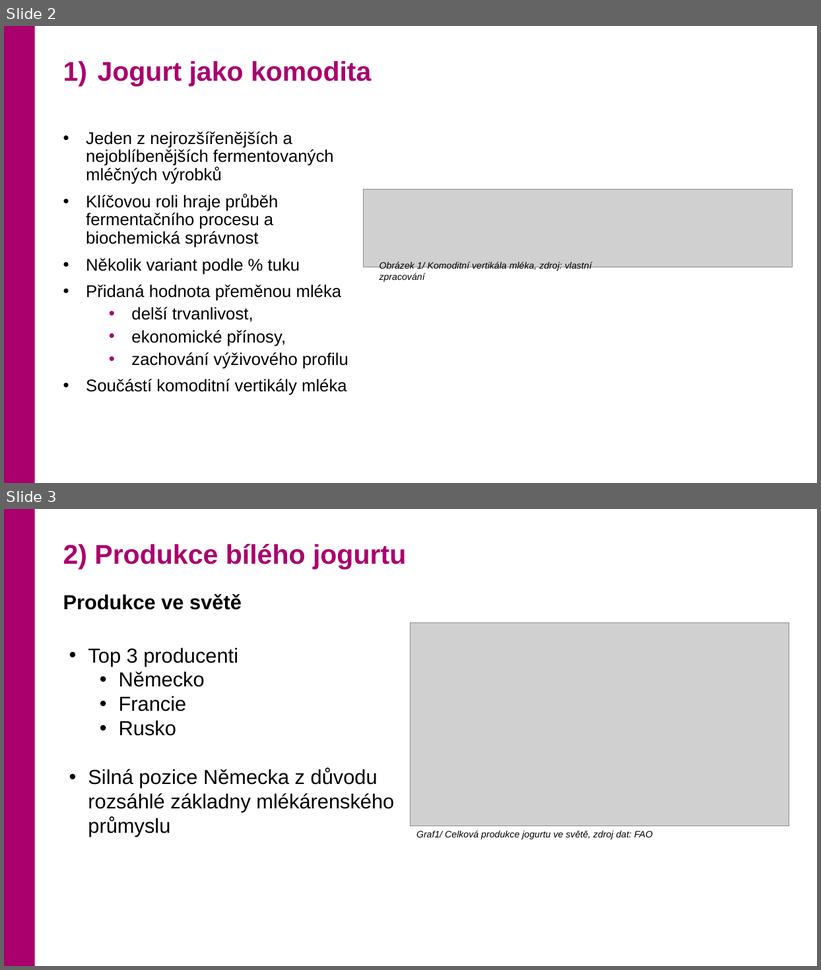
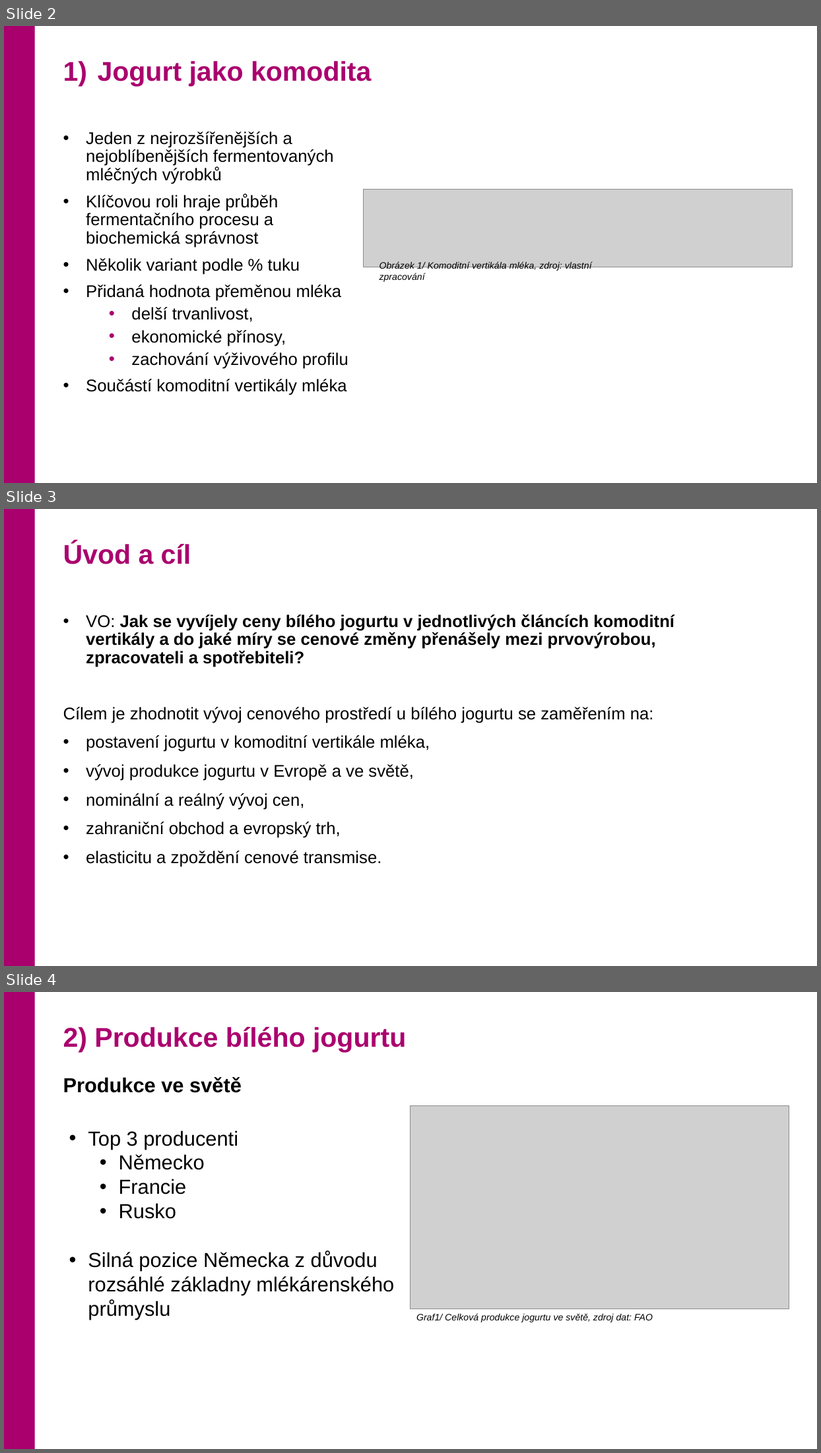
Before and after one commit to git-hub-20/w, a slide deck: files/prezentace.pptx. Shown one above the other, each under a label of ours: slides 2 and 3 before the commit, slides 2, 3 and 4 after it. The pictures are 821x970 and 821x1453 pixels, drawn with LibreOffice and Linux fonts; fonts in the diff are those of the drawing; grey boxes stand for pictures; background and template pictures are left out. Boxes give left, top, right and bottom in pixels: in the first picture for what was removed or moved away, otherwise in the second. Text is boxed around its words. In the diff, an @@ line names an element or a change of style, - is before the commit and + after.

```diff
--- a/files/prezentace.pptx
+++ b/files/prezentace.pptx
@@ slide 3 added at box(4, 509, 817, 966), background #FFFFFF; not listed: 1 template element that a slide beside it also shows @@
@@ text added at box(63, 542, 191, 564), 32 pt, text #AA006E, bold @@
+Úvod a cíl
@@ text added at box(63, 614, 675, 867), 20 pt, text #000000 @@
+• VO: Jak se vyvíjely ceny bílého jogurtu v jednotlivých článcích komoditní vertikály a do jaké míry se cenové změny přenášely mezi prvovýrobou, zpracovateli a spotřebiteli?
+Cílem je zhodnotit vývoj cenového prostředí u bílého jogurtu se zaměřením na:
+• postavení jogurtu v komoditní vertikále mléka,
+• vývoj produkce jogurtu v Evropě a ve světě,
+• nominální a reálný vývoj cen,
+• zahraniční obchod a evropský trh,
+• elasticitu a zpoždění cenové transmise.
@@ what was slide 3 is now slide 4 @@
```
